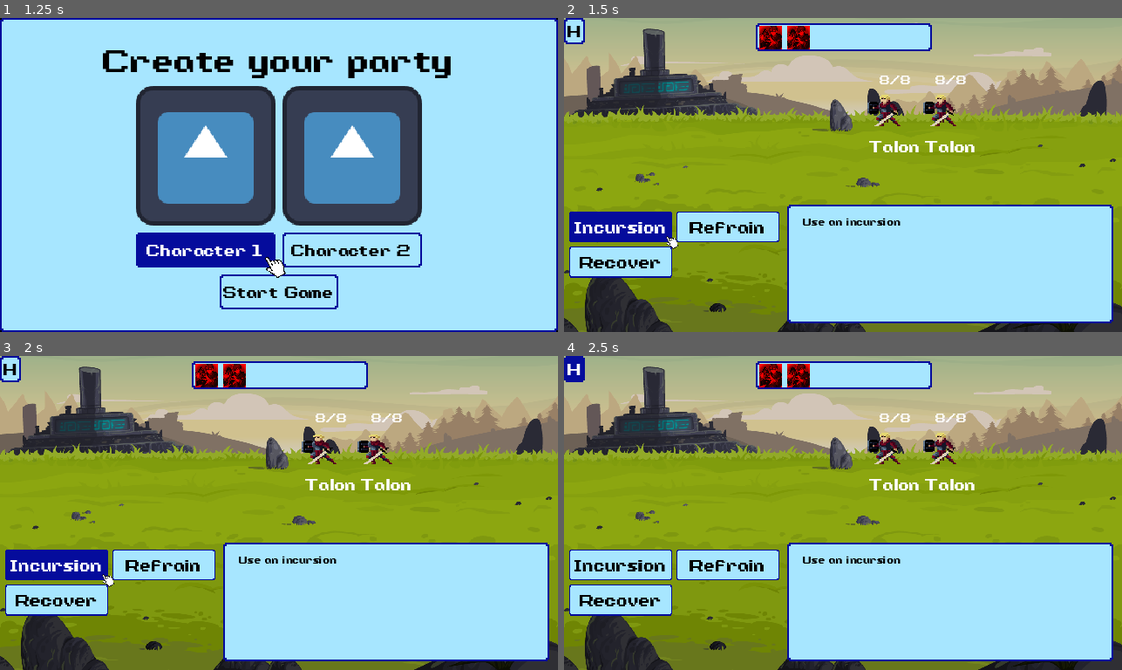
Above: before the commit, frames 1-4 (two rows, left to right).
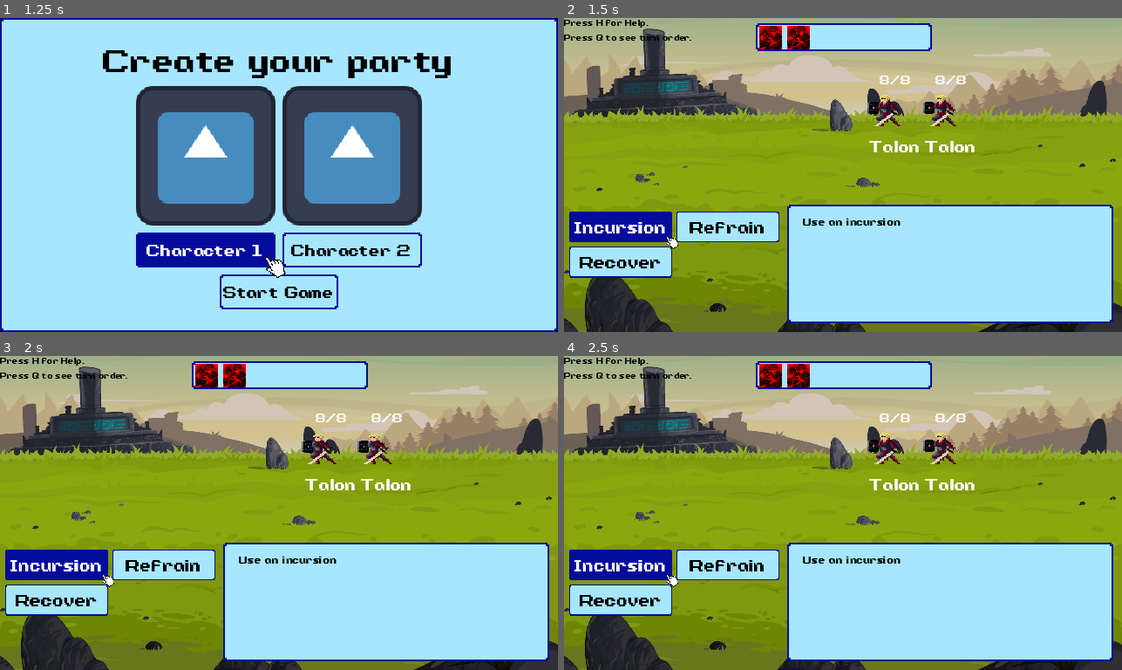
Above: after the commit, the same moments.

Repository: JMarkowitz098/rpg_battler
Game: Godot game, scene res://menus/start_menu.tscn
Same seed, same stepped clock (60 frames per second), same inputs: the game is played once before the commit and once after it. The engine's default icon, where the game draws it, is replaced by a stand-in: a white triangle on a blue panel in a dark square. Sound files missing from this copy of the repository are replaced by a short silence.
Inputs (mouse positions are in pixels of both pictures, inside the frame that each line leads up to):
- Up to frame 1 (1.25 s): click "Start Game" at 0.5 s
- Up to frame 2 (1.5 s): click "Start Game" at 1.25 s
- Up to frame 3 (2 s): no input
- Up to frame 4 (2.5 s): click (575, 368) at 2 s, where only the run before the commit has a clickable "H"

Frame 1 is identical in both runs. In frame 2, 0.6% of the frame differs, in the area x 0-23%, y 0-9%; in frame 3, 0.6%; in frame 4, 2.3%, in the area x 0-23%, y 0-74%.
Error in both runs: Modulo by zero error in operator '%'. (res://action.gd:32)

Commit message:
Add help on battle scene screen

Diff:
--- a/project/battle_scene/battle_scene.tscn
+++ b/project/battle_scene/battle_scene.tscn
@@ -91,11 +91,12 @@
 texture = ExtResource("2_2y8pj")
 metadata/_edit_lock_ = true
 
-[node name="HelpButton" type="Button" parent="."]
+[node name="HelpButton" type="Label" parent="."]
 offset_right = 8.0
 offset_bottom = 8.0
-theme_override_font_sizes/font_size = 8
-text = "H"
+theme_override_font_sizes/font_size = 4
+text = "Press H for Help.
+Press Q to see turn order."
 
 [node name="PlayerGroup" parent="." instance=ExtResource("13_av40a")]
 position = Vector2(24, 53)
@@ -110,7 +111,6 @@
 [connection signal="pressed" from="CanvasLayer/ActionChoice/Refrain" to="." method="_on_refrain_pressed"]
 [connection signal="focus_entered" from="CanvasLayer/ActionChoice/Recover" to="." method="_on_recover_focus_entered"]
 [connection signal="pressed" from="CanvasLayer/ActionChoice/Recover" to="." method="_on_recover_pressed"]
-[connection signal="pressed" from="HelpButton" to="." method="_on_help_button_pressed"]
 
 [editable path="CanvasLayer/HelpMenu"]
 [editable path="CanvasLayer/ActionChoice"]
